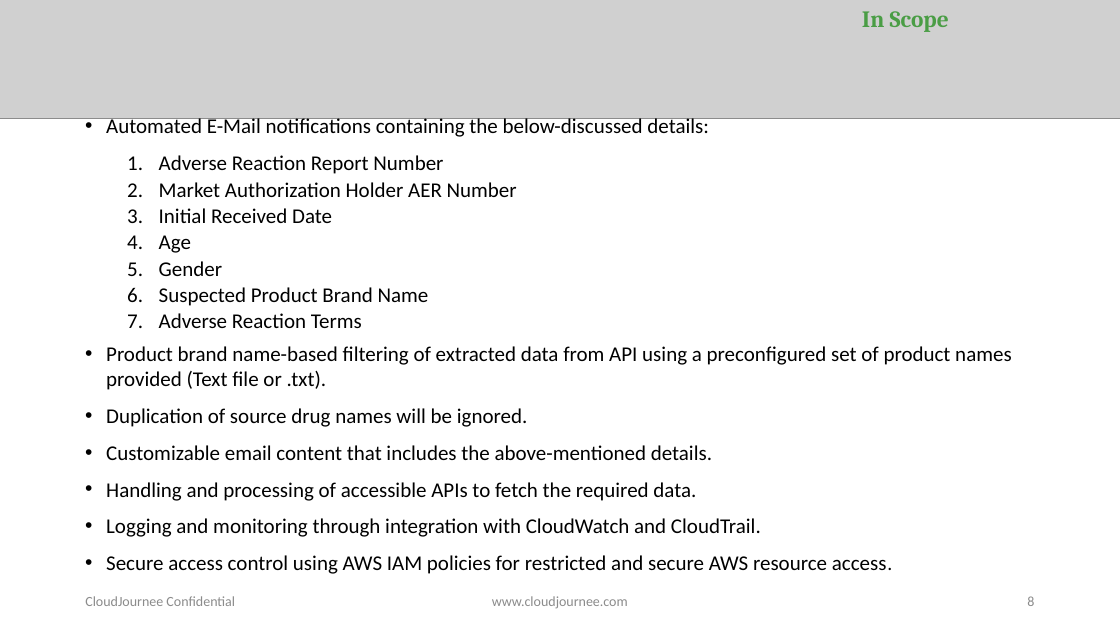
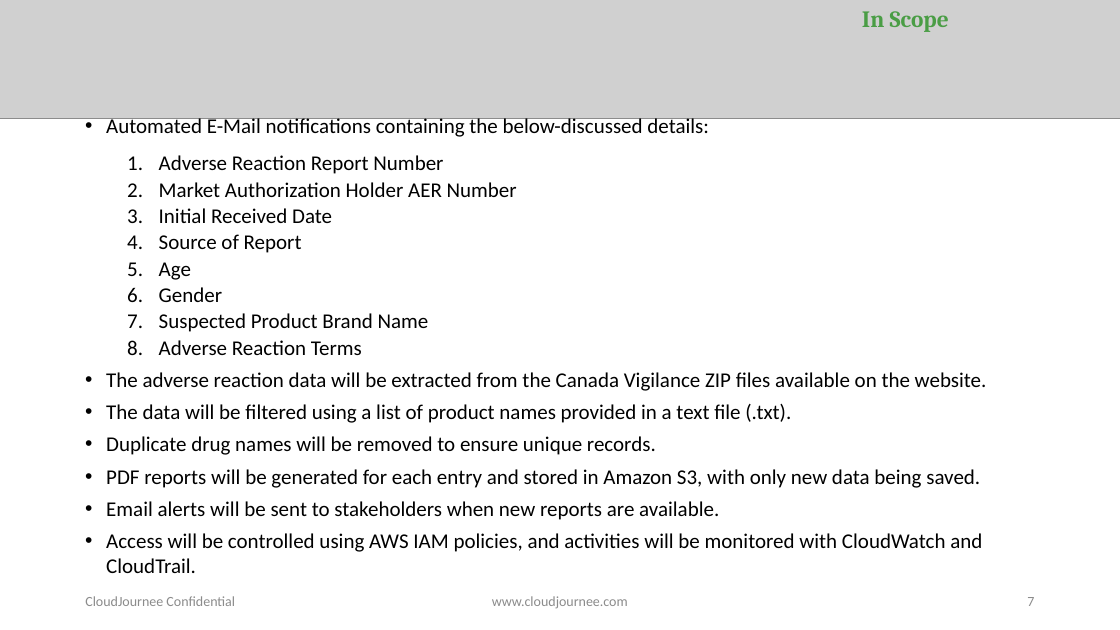
Before and after one commit to Ashwinyyy/cvp-2-dev, a slide deck: slide 7 of CVP_Project_Proposal/CVP_Project_Proposal-cvp-2.pptx (slide 8 before the commit). Drawn at 1120x630 pixels with LibreOffice and Linux fonts; fonts in the diff are those of the drawing; grey boxes stand for pictures. Boxes give left, top, right and bottom in pixels: in the first picture for what was removed or moved away, otherwise in the second. Text is boxed around its words. In the diff, an @@ line names an element or a change of style, - is before the commit and + after.

```diff
--- a/CVP_Project_Proposal/CVP_Project_Proposal-cvp-2.pptx
+++ b/CVP_Project_Proposal/CVP_Project_Proposal-cvp-2.pptx
@@ text at <box>159,234,302,253</box>: paragraph added @@
+  4. Source of Report
@@ text at <box>106,372,987,573</box>: text changed @@
-• Product brand name-based filtering of extracted data from API using a preconfigured set of product names provided (Text file or .txt).
-• Duplication of source drug names will be ignored.
-• Customizable email content that includes the above-mentioned details.
-• Handling and processing of accessible APIs to fetch the required data.
-• Logging and monitoring through integration with CloudWatch and CloudTrail.
-• Secure access control using AWS IAM policies for restricted and secure AWS resource access.
+• The adverse reaction data will be extracted from the Canada Vigilance ZIP files available on the website.
+• The data will be filtered using a list of product names provided in a text file (.txt).
+• Duplicate drug names will be removed to ensure unique records.
+• PDF reports will be generated for each entry and stored in Amazon S3, with only new data being saved.
+• Email alerts will be sent to stakeholders when new reports are available.
+• Access will be controlled using AWS IAM policies, and activities will be monitored with CloudWatch and CloudTrail.
@@ page number at <box>1027,597,1034,606</box>: text changed @@
-8
+7
```
Also in this commit, not shown: 5 other slides changed, 1 slide removed, 20 other files.
